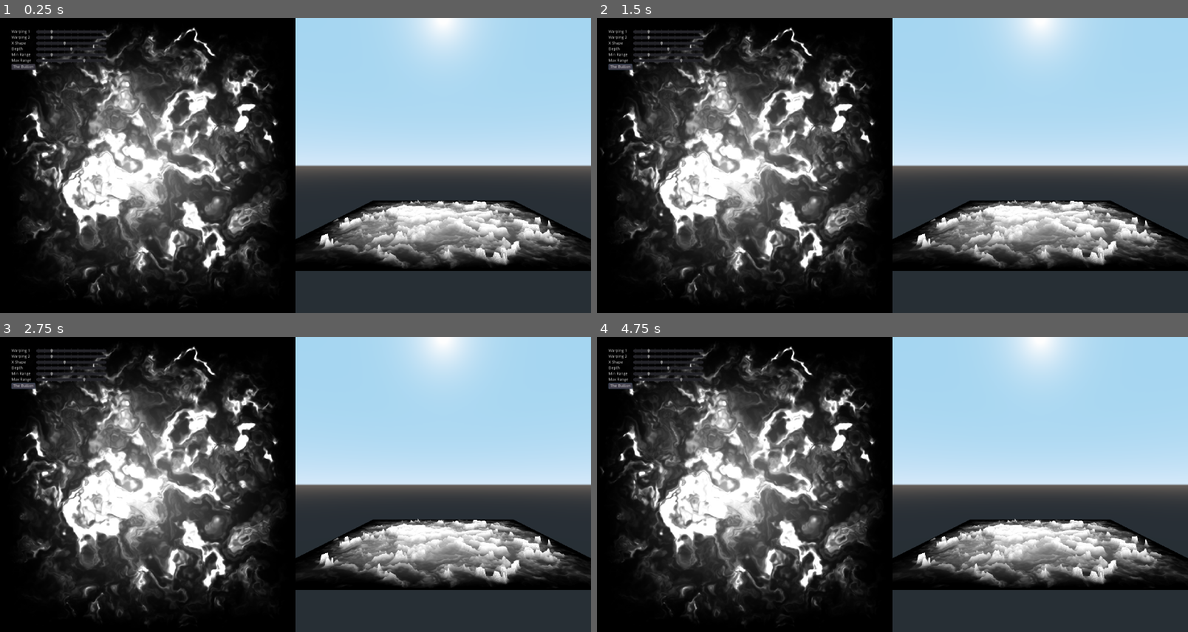
Above: before the commit, frames 1-4 (two rows, left to right).
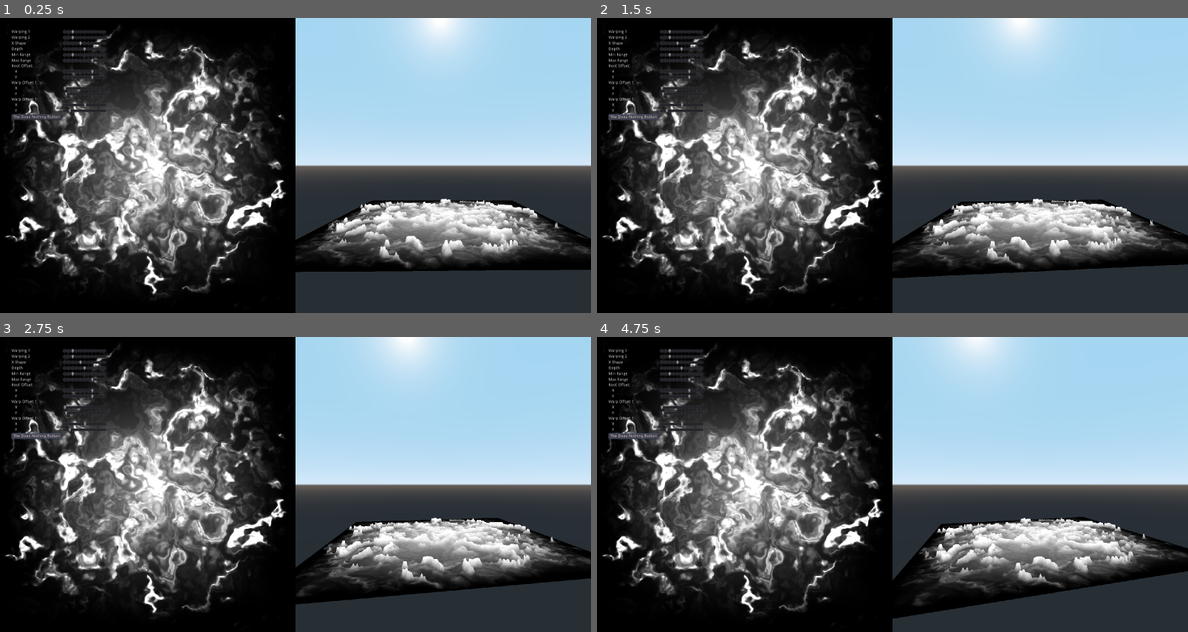
Above: after the commit, the same moments.

Repository: MichaelReel/ShaderTerrainTools
Game: Godot game, scene res://TerrainTool.tscn
The game is run twice, just before and just after one commit, with the same random seed, the same clock (stepped at 60 frames per second) and the same inputs. The engine's default icon, where the game draws it, is replaced by a stand-in: a white triangle on a blue panel in a dark square.
Inputs:
- Up to frame 1 (0.25 s): no input
- Up to frame 2 (1.5 s): click "The Button" (after the commit: "The Does Nothing Button") at 0.5 s; click "The Button" (after the commit: "The Does Nothing Button") at 1.25 s
- Up to frame 3 (2.75 s): click "The Button" (after the commit: "The Does Nothing Button") at 2 s
- Up to frame 4 (4.75 s): no input

The runs differ from the first frame. In frame 1, 23% of the frame differs, in the area x 0-100%, y 2-98%; in frame 2, 25%; in frame 3, 26%; in frame 4, 28%, in the area x 0-100%, y 0-98%.

Commit message:
Added some more vars to the terrain gen

Diff:
--- a/TerrainTool.tscn
+++ b/TerrainTool.tscn
@@ -27,6 +27,38 @@
 subdivide_depth = 1023
 center_offset = Vector3( 0.5, 0, 0.5 )
 
+[sub_resource type="Animation" id=4]
+length = 0.001
+tracks/0/type = "value"
+tracks/0/path = NodePath("Spatial:rotation_degrees")
+tracks/0/interp = 1
+tracks/0/loop_wrap = true
+tracks/0/imported = false
+tracks/0/enabled = true
+tracks/0/keys = {
+"times": PoolRealArray( 0 ),
+"transitions": PoolRealArray( 1 ),
+"update": 0,
+"values": [ Vector3( 0, 0, 0 ) ]
+}
+
+[sub_resource type="Animation" id=5]
+resource_name = "rotate"
+length = 10.0
+loop = true
+tracks/0/type = "value"
+tracks/0/path = NodePath("Spatial:rotation_degrees")
+tracks/0/interp = 1
+tracks/0/loop_wrap = true
+tracks/0/imported = false
+tracks/0/enabled = true
+tracks/0/keys = {
+"times": PoolRealArray( 0, 2.5, 5, 7.5, 10 ),
+"transitions": PoolRealArray( 1, 1, 1, 1, 1 ),
+"update": 0,
+"values": [ Vector3( 0, 0, 0 ), Vector3( 0, 90, 0 ), Vector3( 0, 180, 0 ), Vector3( 0, 270, 0 ), Vector3( 0, 360, 0 ) ]
+}
+
 [node name="Control" type="Control"]
 anchor_right = 1.0
 anchor_bottom = 1.0
@@ -62,7 +94,9 @@
 handle_input_locally = false
 render_target_update_mode = 3
 
-[node name="Camera" type="Camera" parent="TerrainViewportContainer/Viewport"]
+[node name="Spatial" type="Spatial" parent="TerrainViewportContainer/Viewport"]
+
+[node name="Camera" type="Camera" parent="TerrainViewportContainer/Viewport/Spatial"]
 transform = Transform( 1, 0, 0, 0, 1, 0, 0, 0, 1, 0, 0.5, 2 )
 
 [node name="TerrainMesh" type="MeshInstance" parent="TerrainViewportContainer/Viewport"]
@@ -72,6 +106,10 @@
 
 [node name="DirectionalLight" type="DirectionalLight" parent="TerrainViewportContainer/Viewport"]
 transform = Transform( 0.707107, 1.28028e-08, -0.707107, 0.707107, -3.09086e-08, 0.707107, -1.28028e-08, -1, -3.09086e-08, 0, 0, 0 )
+
+[node name="AnimationPlayer" type="AnimationPlayer" parent="TerrainViewportContainer/Viewport"]
+anims/RESET = SubResource( 4 )
+anims/rotate = SubResource( 5 )
 
 [node name="GridContainer" type="GridContainer" parent="."]
 anchor_right = 0.2
@@ -84,12 +122,12 @@
 
 [node name="Label_Warping_1" type="Label" parent="GridContainer"]
 margin_top = 1.0
-margin_right = 82.0
+margin_right = 173.0
 margin_bottom = 15.0
 text = "Warping 1"
 
 [node name="HSlider_Warping_1" type="HSlider" parent="GridContainer"]
-margin_left = 86.0
+margin_left = 177.0
 margin_right = 329.0
 margin_bottom = 16.0
 size_flags_horizontal = 3
@@ -101,12 +139,12 @@
 
 [node name="Label_Warping_2" type="Label" parent="GridContainer"]
 margin_top = 21.0
-margin_right = 82.0
+margin_right = 173.0
 margin_bottom = 35.0
 text = "Warping 2"
 
 [node name="HSlider_Warping_2" type="HSlider" parent="GridContainer"]
-margin_left = 86.0
+margin_left = 177.0
 margin_top = 20.0
 margin_right = 329.0
 margin_bottom = 36.0
@@ -119,12 +157,12 @@
 
 [node name="Label_XShape" type="Label" parent="GridContainer"]
 margin_top = 41.0
-margin_right = 82.0
+margin_right = 173.0
 margin_bottom = 55.0
 text = "X Shape"
 
 [node name="HSlider_XShape" type="HSlider" parent="GridContainer"]
-margin_left = 86.0
+margin_left = 177.0
 margin_top = 40.0
 margin_right = 329.0
 margin_bottom = 56.0
@@ -137,12 +175,12 @@
 
 [node name="Label_Depth" type="Label" parent="GridContainer"]
 margin_top = 61.0
-margin_right = 82.0
+margin_right = 173.0
 margin_bottom = 75.0
 text = "Depth"
 
 [node name="HSlider_Depth" type="HSlider" parent="GridContainer"]
-margin_left = 86.0
+margin_left = 177.0
 margin_top = 60.0
 margin_right = 329.0
 margin_bottom = 76.0
@@ -155,12 +193,12 @@
 
 [node name="Label_Min_Range" type="Label" parent="GridContainer"]
 margin_top = 81.0
-margin_right = 82.0
+margin_right = 173.0
 margin_bottom = 95.0
 text = "Min Range"
 
 [node name="HSlider_Min_Range" type="HSlider" parent="GridContainer"]
-margin_left = 86.0
+margin_left = 177.0
 margin_top = 80.0
 margin_right = 329.0
 margin_bottom = 96.0
@@ -173,12 +211,12 @@
 
 [node name="Label_Max_Range" type="Label" parent="GridContainer"]
 margin_top = 101.0
-margin_right = 82.0
+margin_right = 173.0
 margin_bottom = 115.0
 text = "Max Range"
 
 [node name="HSlider_Max_Range" type="HSlider" parent="GridContainer"]
-margin_left = 86.0
+margin_left = 177.0
 margin_top = 100.0
 margin_right = 329.0
 margin_bottom = 116.0
@@ -189,11 +227,154 @@
 tick_count = 11
 ticks_on_borders = true
 
+[node name="Label_RootOffset" type="Label" parent="GridContainer"]
+margin_top = 120.0
+margin_right = 173.0
+margin_bottom = 134.0
+text = "Root Offset:"
+
+[node name="Label_RootOffset_Spacer" type="Label" parent="GridContainer"]
+margin_left = 177.0
+margin_top = 120.0
+margin_right = 329.0
+margin_bottom = 134.0
+
+[node name="Label_RootOffset_X" type="Label" parent="GridContainer"]
+margin_top = 139.0
+margin_right = 173.0
+margin_bottom = 153.0
+text = "   X"
+
+[node name="HSlider_RootOffset_X" type="HSlider" parent="GridContainer"]
+margin_left = 177.0
+margin_top = 138.0
+margin_right = 329.0
+margin_bottom = 154.0
+size_flags_horizontal = 3
+max_value = 1.0
+step = 0.01
+value = 0.7
+tick_count = 11
+ticks_on_borders = true
+
+[node name="Label_RootOffset_Y" type="Label" parent="GridContainer"]
+margin_top = 159.0
+margin_right = 173.0
+margin_bottom = 173.0
+text = "   Y"
+
+[node name="HSlider_RootOffset_Y" type="HSlider" parent="GridContainer"]
+margin_left = 177.0
+margin_top = 158.0
+margin_right = 329.0
+margin_bottom = 174.0
+size_flags_horizontal = 3
+max_value = 1.0
+step = 0.01
+value = 0.7
+tick_count = 11
+ticks_on_borders = true
+
+[node name="Label_WarpOffset_1" type="Label" parent="GridContainer"]
+margin_top = 178.0
+margin_right = 173.0
+margin_bottom = 192.0
+text = "Warp Offset 1:"
+
+[node name="Label_WarpOffset_Spacer_1" type="Label" parent="GridContainer"]
+margin_left = 177.0
+margin_top = 178.0
+margin_right = 329.0
+margin_bottom = 192.0
+
+[node name="Label_WarpOffset_X_1" type="Label" parent="GridContainer"]
+margin_top = 197.0
+margin_right = 173.0
+margin_bottom = 211.0
+text = "   X"
+
+[node name="HSlider_WarpOffset_X_1" type="HSlider" parent="GridContainer"]
+margin_left = 177.0
+margin_top = 196.0
+margin_right = 329.0
+margin_bottom = 212.0
+size_flags_horizontal = 3
+max_value = 10.0
+step = 0.1
+tick_count = 11
+ticks_on_borders = true
+
+[node name="Label_WarpOffset_Y_1" type="Label" parent="GridContainer"]
+margin_top = 217.0
+margin_right = 173.0
+margin_bottom = 231.0
+text = "   Y"
+
+[node name="HSlider_WarpOffset_Y_1" type="HSlider" parent="GridContainer"]
+margin_left = 177.0
+margin_top = 216.0
+margin_right = 329.0
+margin_bottom = 232.0
+size_flags_horizontal = 3
+max_value = 10.0
+step = 0.1
+value = 0.3
+tick_count = 11
+ticks_on_borders = true
+
+[node name="Label_WarpOffset_2" type="Label" parent="GridContainer"]
+margin_top = 236.0
+margin_right = 173.0
+margin_bottom = 250.0
+text = "Warp Offset 1:"
+
+[node name="Label_WarpOffset_Spacer_2" type="Label" parent="GridContainer"]
+margin_left = 177.0
+margin_top = 236.0
+margin_right = 329.0
+margin_bottom = 250.0
+
+[node name="Label_WarpOffset_X_2" type="Label" parent="GridContainer"]
+margin_top = 255.0
+margin_right = 173.0
+margin_bottom = 269.0
+text = "   X"
+
+[node name="HSlider_WarpOffset_X_2" type="HSlider" parent="GridContainer"]
+margin_left = 177.0
+margin_top = 254.0
+margin_right = 329.0
+margin_bottom = 270.0
+size_flags_horizontal = 3
+max_value = 10.0
+step = 0.1
+value = 5.2
+tick_count = 11
+ticks_on_borders = true
+
+[node name="Label_WarpOffset_Y_2" type="Label" parent="GridContainer"]
+margin_top = 275.0
+margin_right = 173.0
+margin_bottom = 289.0
+text = "   Y"
+
+[node name="HSlider_WarpOffset_Y_2" type="HSlider" parent="GridContainer"]
+margin_left = 177.0
+margin_top = 274.0
+margin_right = 329.0
+margin_bottom = 290.0
+size_flags_horizontal = 3
+max_value = 10.0
+step = 0.1
+value = 1.3
+tick_count = 11
+ticks_on_borders = true
+
 [node name="Button" type="Button" parent="GridContainer"]
-margin_top = 120.0
-margin_right = 82.0
-margin_bottom = 140.0
-text = "The Button"
+margin_top = 294.0
+margin_right = 173.0
+margin_bottom = 314.0
+text = "The Does Nothing Button"
 
 [node name="DebounceTimer" type="Timer" parent="GridContainer"]
 wait_time = 0.1
@@ -211,3 +392,15 @@
 [connection signal="value_changed" from="GridContainer/HSlider_Min_Range" to="." method="_on_HSlider_value_changed"]
 [connection signal="drag_ended" from="GridContainer/HSlider_Max_Range" to="." method="_on_HSlider_drag_ended"]
 [connection signal="value_changed" from="GridContainer/HSlider_Max_Range" to="." method="_on_HSlider_value_changed"]
+[connection signal="drag_ended" from="GridContainer/HSlider_RootOffset_X" to="." method="_on_HSlider_drag_ended"]
+[connection signal="value_changed" from="GridContainer/HSlider_RootOffset_X" to="." method="_on_HSlider_value_changed"]
+[connection signal="drag_ended" from="GridContainer/HSlider_RootOffset_Y" to="." method="_on_HSlider_drag_ended"]
+[connection signal="value_changed" from="GridContainer/HSlider_RootOffset_Y" to="." method="_on_HSlider_value_changed"]
+[connection signal="drag_ended" from="GridContainer/HSlider_WarpOffset_X_1" to="." method="_on_HSlider_drag_ended"]
+[connection signal="value_changed" from="GridContainer/HSlider_WarpOffset_X_1" to="." method="_on_HSlider_value_changed"]
+[connection signal="drag_ended" from="GridContainer/HSlider_WarpOffset_Y_1" to="." method="_on_HSlider_drag_ended"]
+[connection signal="value_changed" from="GridContainer/HSlider_WarpOffset_Y_1" to="." method="_on_HSlider_value_changed"]
+[connection signal="drag_ended" from="GridContainer/HSlider_WarpOffset_X_2" to="." method="_on_HSlider_drag_ended"]
+[connection signal="value_changed" from="GridContainer/HSlider_WarpOffset_X_2" to="." method="_on_HSlider_value_changed"]
+[connection signal="drag_ended" from="GridContainer/HSlider_WarpOffset_Y_2" to="." method="_on_HSlider_drag_ended"]
+[connection signal="value_changed" from="GridContainer/HSlider_WarpOffset_Y_2" to="." method="_on_HSlider_value_changed"]
--- a/tool/terrain/TerrainMesh.gd
+++ b/tool/terrain/TerrainMesh.gd
@@ -10,9 +10,20 @@
 onready var slider_depth := $GridContainer/HSlider_Depth
 onready var slider_min_range := $GridContainer/HSlider_Min_Range
 onready var slider_max_range := $GridContainer/HSlider_Max_Range
+onready var slider_root_offset_x := $GridContainer/HSlider_RootOffset_X
+onready var slider_root_offset_y := $GridContainer/HSlider_RootOffset_Y
+onready var slider_warp_offset_1_x := $GridContainer/HSlider_WarpOffset_X_1
+onready var slider_warp_offset_1_y := $GridContainer/HSlider_WarpOffset_Y_1
+onready var slider_warp_offset_2_x := $GridContainer/HSlider_WarpOffset_X_2
+onready var slider_warp_offset_2_y := $GridContainer/HSlider_WarpOffset_Y_2
 onready var debounce_timer := $GridContainer/DebounceTimer
 
+onready var rotation_player := $TerrainViewportContainer/Viewport/AnimationPlayer
+
+var rotation_speed = -0.1;
+
 func _ready() -> void:
+	rotation_player.play("rotate", -1, rotation_speed)
 	_update_texture_shader_uniforms()
 	_update_terrain_shader_uniforms()
 
@@ -34,6 +45,16 @@
 	texture_rect.material.set_shader_param("depth", slider_depth.value)
 	texture_rect.material.set_shader_param("min_range", slider_min_range.value)
 	texture_rect.material.set_shader_param("max_range", slider_max_range.value)
+	var root_offset = Vector2(slider_root_offset_x.value, slider_root_offset_y.value)
+	var warp_offset_1 = Vector2(slider_warp_offset_1_x.value, slider_warp_offset_1_y.value)
+	var warp_offset_2 = Vector2(slider_warp_offset_2_x.value, slider_warp_offset_2_y.value)
+	texture_rect.material.set_shader_param("root_offset", root_offset)
+	texture_rect.material.set_shader_param("warp_offset_1", warp_offset_1)
+	texture_rect.material.set_shader_param("warp_offset_2", warp_offset_2)
+
+# uniform vec2 root_offset = vec2(0.0, 0.0);
+# uniform vec2 warp_offset_1 = vec2(0.0, 0.3);
+# uniform vec2 warp_offset_2 = vec2(5.2, 1.3);
 
 
 func _on_HSlider_drag_ended(value_changed: bool) -> void:
Not shown: 1 places in TerrainTool.tscn that only renumber resources
